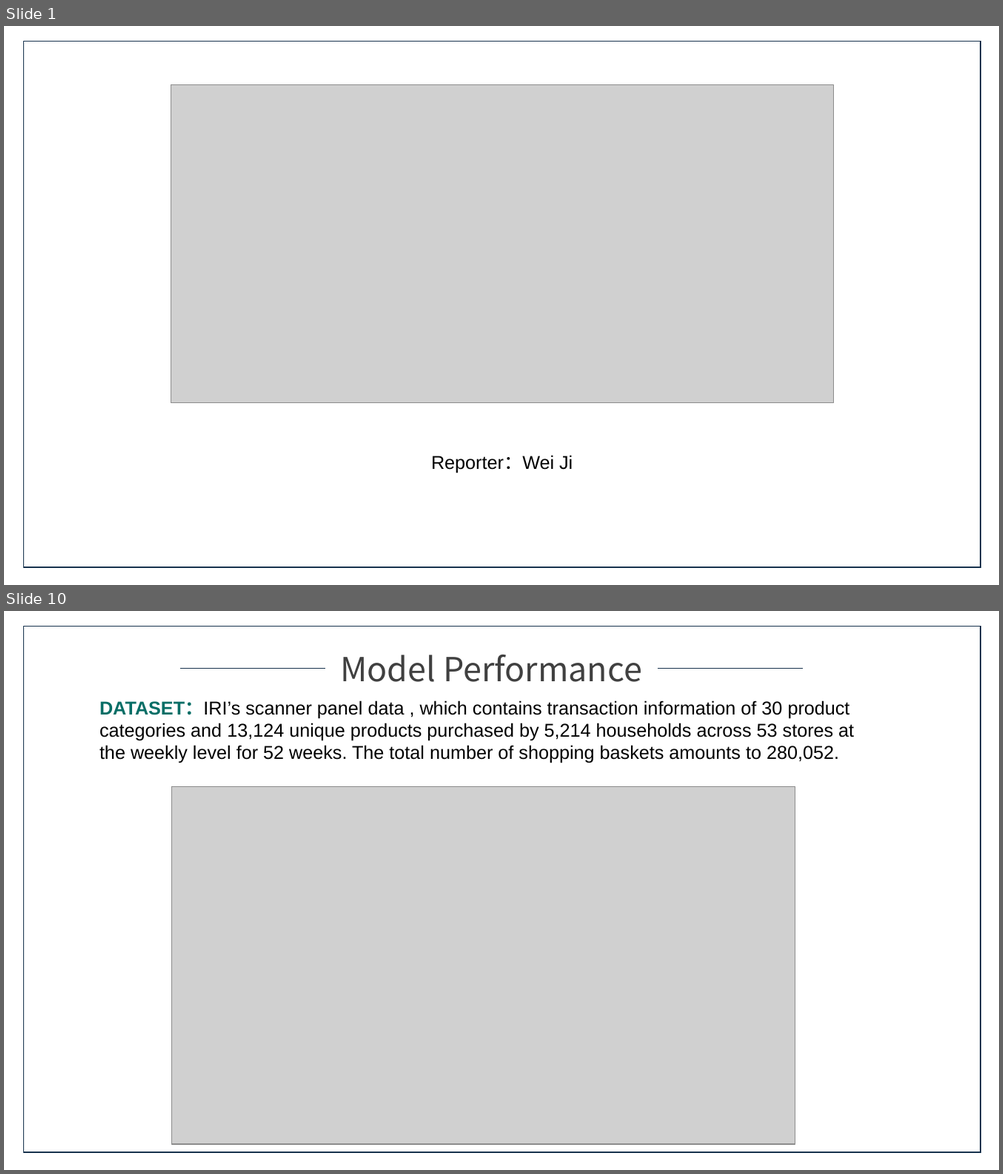
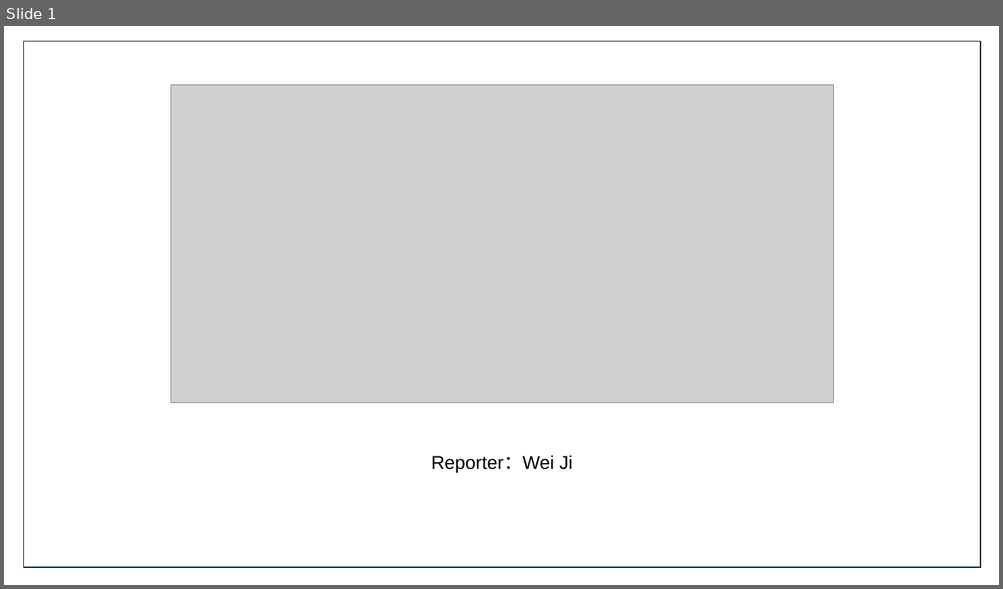
Before and after one commit to JiweiMaster/CMIT_JW_PRE_PAPER, a slide deck: SLIC_ppt.pptx. Shown one above the other, each under a label of ours: slides 1 and 10 before the commit, slide 1 after it; the slides between them are not shown. The pictures are 1003x1174 and 1003x589 pixels, drawn with LibreOffice and Linux fonts; fonts in the diff are those of the drawing; grey boxes stand for pictures. Boxes give left, top, right and bottom in pixels: in the first picture for what was removed or moved away, otherwise in the second. Text is boxed around its words. In the diff, an @@ line names an element or a change of style, - is before the commit and + after.

Commit message:
10-11

```diff
--- a/SLIC_ppt.pptx
+++ b/SLIC_ppt.pptx
@@ slide 10 removed at [4,611,999,1170], background #FFFFFF @@
@@ rectangle removed at [23,626,981,1153] @@
@@ text removed at [340,654,642,682] @@
-Model Performance
@@ line removed from (180, 669) to (326, 669) @@
@@ line removed from (657, 669) to (802, 669) @@
@@ text removed at [99,701,854,763] @@
-DATASET：IRI’s scanner panel data , which contains transaction information of 30 product categories and 13,124 unique products purchased by 5,214 households across 53 stores at the weekly level for 52 weeks. The total number of shopping baskets amounts to 280,052.
@@ picture removed at [172,786,795,1145] @@
```
Also in this commit, not shown: 3 slides changed, 4 slides added, 8 other slides removed.
